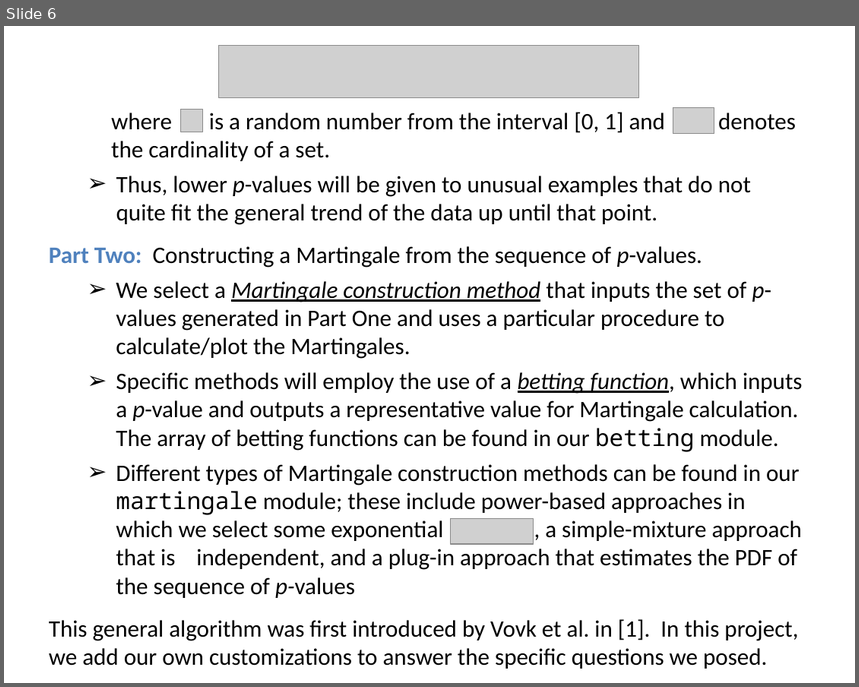
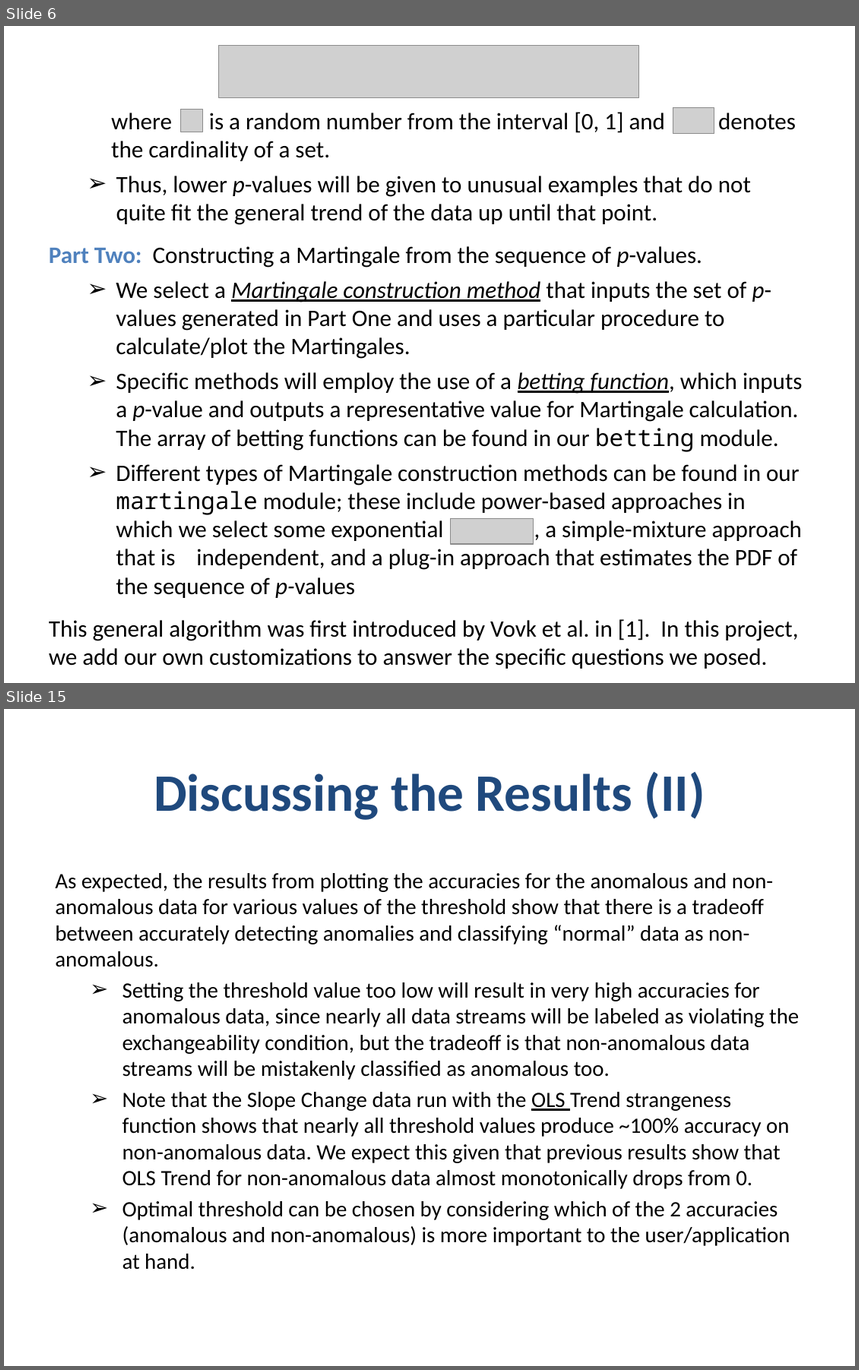
Before and after one commit to al5250/cs109a_project, a slide deck: slides.pptx. Shown one above the other, each under a label of ours: slide 6 before the commit, slides 6 and 15 after it; the slides between them are not shown. The pictures are 859x687 and 859x1370 pixels, drawn with LibreOffice and Linux fonts; fonts in the diff are those of the drawing; grey boxes stand for pictures; background and template pictures are left out. Boxes give left, top, right and bottom in pixels: in the first picture for what was removed or moved away, otherwise in the second. Text is boxed around its words. In the diff, an @@ line names an element or a change of style, - is before the commit and + after.

```diff
--- a/slides.pptx
+++ b/slides.pptx
@@ slide 15 added at (x1=4, y1=709, x2=855, y2=1366), background #FFFFFF @@
@@ title added at (x1=154, y1=771, x2=705, y2=820), 49 pt, text #1F497D, bold @@
+Discussing the Results (II)
@@ text added at (x1=55, y1=873, x2=799, y2=1270), 20.4 pt, text #000000 @@
+As expected, the results from plotting the accuracies for the anomalous and non-anomalous data for various values of the threshold show that there is a tradeoff between accurately detecting anomalies and classifying “normal” data as non-anomalous.
+➢ Setting the threshold value too low will result in very high accuracies for anomalous data, since nearly all data streams will be labeled as violating the exchangeability condition, but the tradeoff is that non-anomalous data streams will be mistakenly classified as anomalous too.
+➢ Note that the Slope Change data run with the OLS Trend strangeness function shows that nearly all threshold values produce ~100% accuracy on non-anomalous data. We expect this given that previous results show that OLS Trend for non-anomalous data almost monotonically drops from 0.
+➢ Optimal threshold can be chosen by considering which of the 2 accuracies (anomalous and non-anomalous) is more important to the user/application at hand.
```
Also in this commit, not shown: 2 slides changed, 9 other slides added, 1 slide removed.
